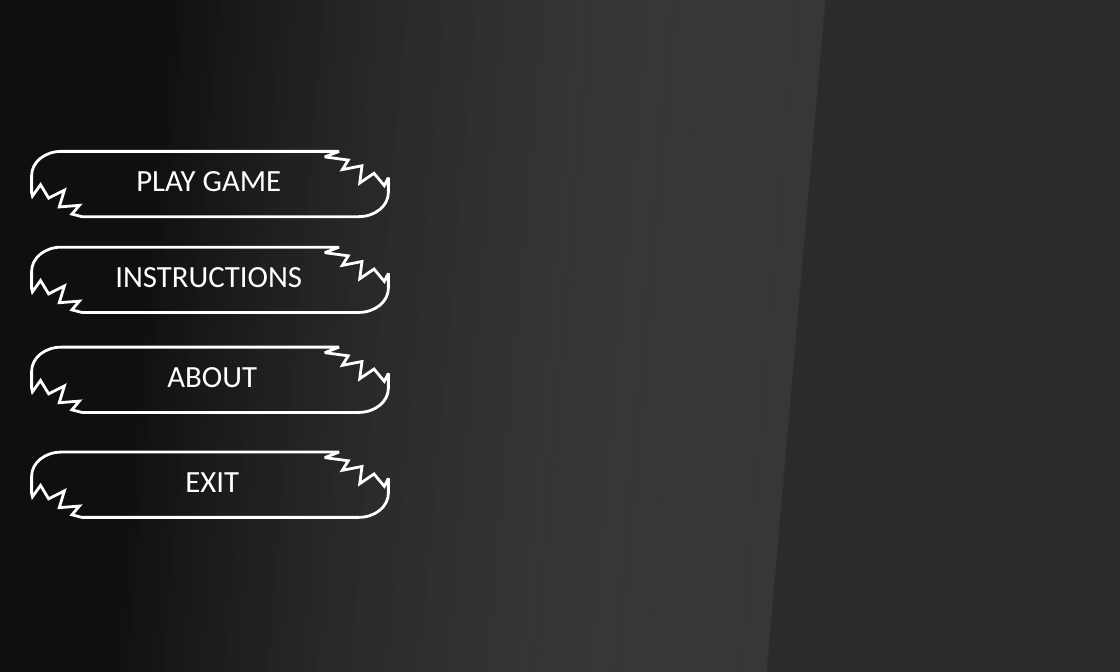
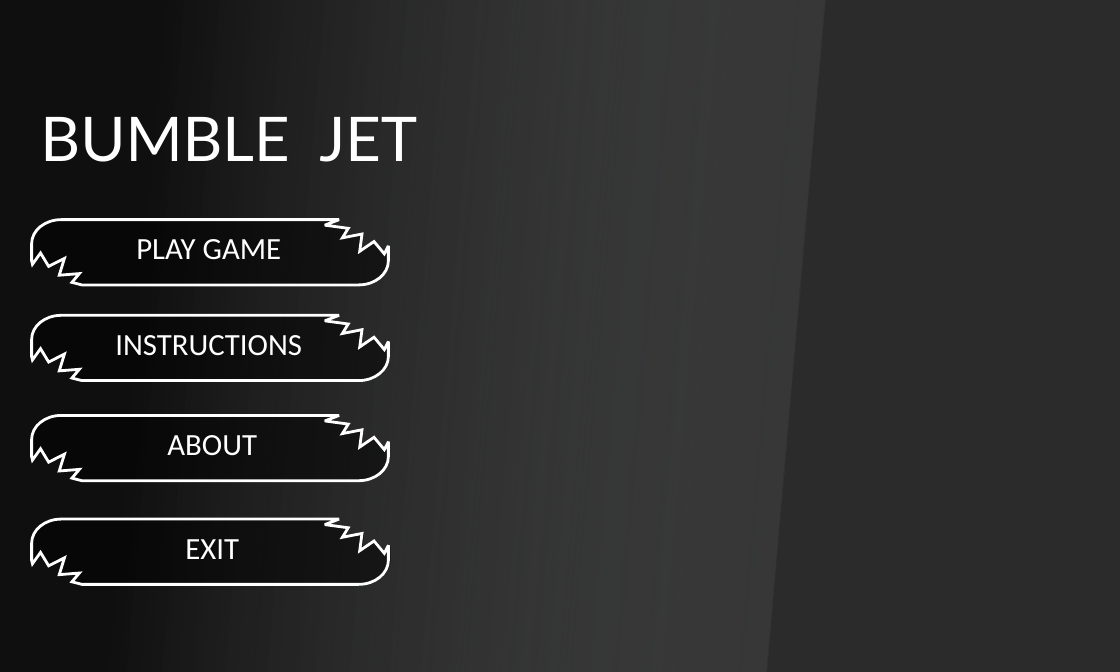
Before and after one commit to shaeakh/GameProject150-Bumble-Jet, a slide deck: slide 4 of menu/bg.pptx. Drawn at 1120x672 pixels with LibreOffice and Linux fonts; fonts in the diff are those of the drawing; background and template pictures are left out; a plain dark background stands for a picture behind light text. Boxes give left, top, right and bottom in pixels: in the first picture for what was removed or moved away, otherwise in the second. Text is boxed around its words. In the diff, an @@ line names an element or a change of style, - is before the commit and + after.

```diff
--- a/menu/bg.pptx
+++ b/menu/bg.pptx
@@ text added at [40,117,417,162], 66 pt, text #FFFFFF @@
+BUMBLE JET
@@ 3 freeform shapes, 2 texts: place and size @@
-3 freeform shapes, 2 texts at [32,151,388,413]
+3 freeform shapes, 2 texts at [32,220,388,480]
@@ freeform shape added at [32,219,389,284], fill #000000 at 51% opacity @@
@@ freeform shape added at [33,316,390,382], fill #000000 at 51% opacity @@
@@ freeform shape added at [32,415,388,480], fill #000000 at 51% opacity @@
@@ 2 texts, 1 freeform shape: place and size @@
-2 texts, 1 freeform shape at [32,267,388,517]
+2 texts, 1 freeform shape at [32,335,388,584]
@@ freeform shape added at [34,519,390,584], fill #000000 at 51% opacity @@
```
Also in this commit, not shown: 1 other slide changed, 2 slides added, 15 other files.
